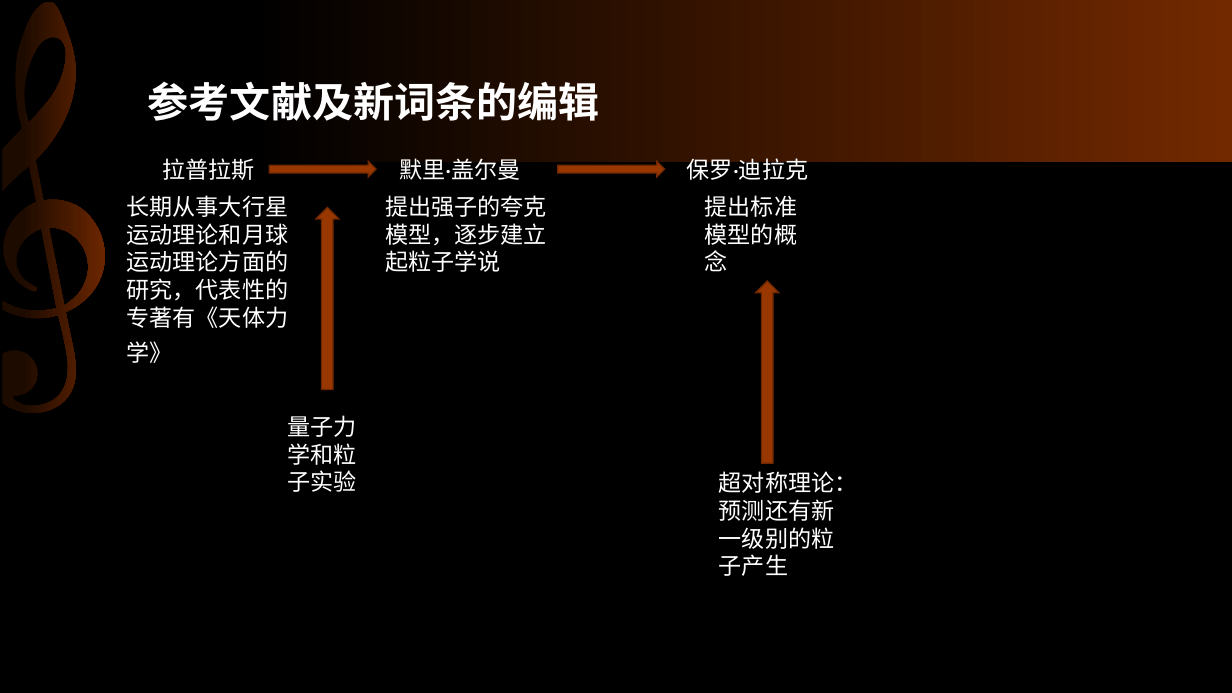
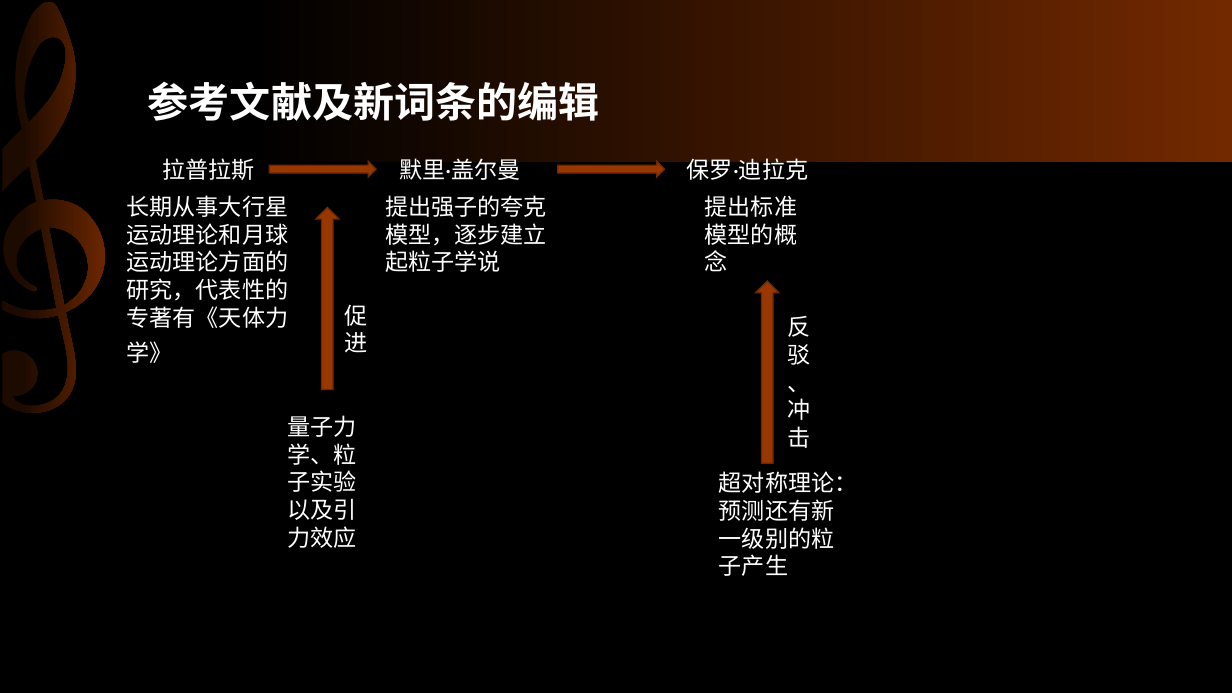
Before and after one commit to tojiang/cyxk, a slide deck: slide 6 of TeamReportSlides/第二组/第二组-团队报告-第八周.pptx. Drawn at 1232x693 pixels with LibreOffice and Linux fonts; fonts in the diff are those of the drawing. Boxes give left, top, right and bottom in pixels: in the first picture for what was removed or moved away, otherwise in the second. Text is boxed around its words. In the diff, an @@ line names an element or a change of style, - is before the commit and + after.

```diff
--- a/TeamReportSlides/第二组/第二组-团队报告-第八周.pptx
+++ b/TeamReportSlides/第二组/第二组-团队报告-第八周.pptx
@@ text added at (x1=344, y1=304, x2=367, y2=353), 18 pt, text #FFFFFF @@
+促进
@@ text added at (x1=788, y1=316, x2=811, y2=448), 18 pt, text #FFFFFF @@
+反驳、冲击
@@ text at (x1=288, y1=415, x2=357, y2=548): text changed @@
-量子力学和粒子实验
+量子力学、粒子实验以及引力效应
```
Also in this commit, not shown: 3 other slides changed, 1 slide added.
